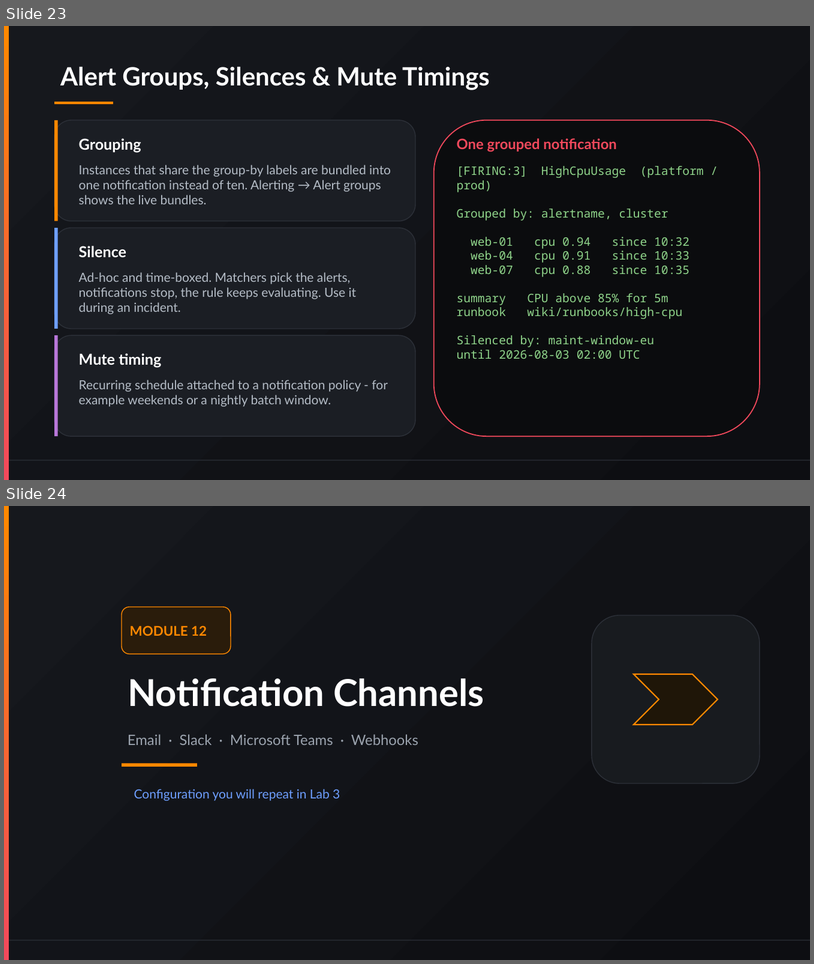
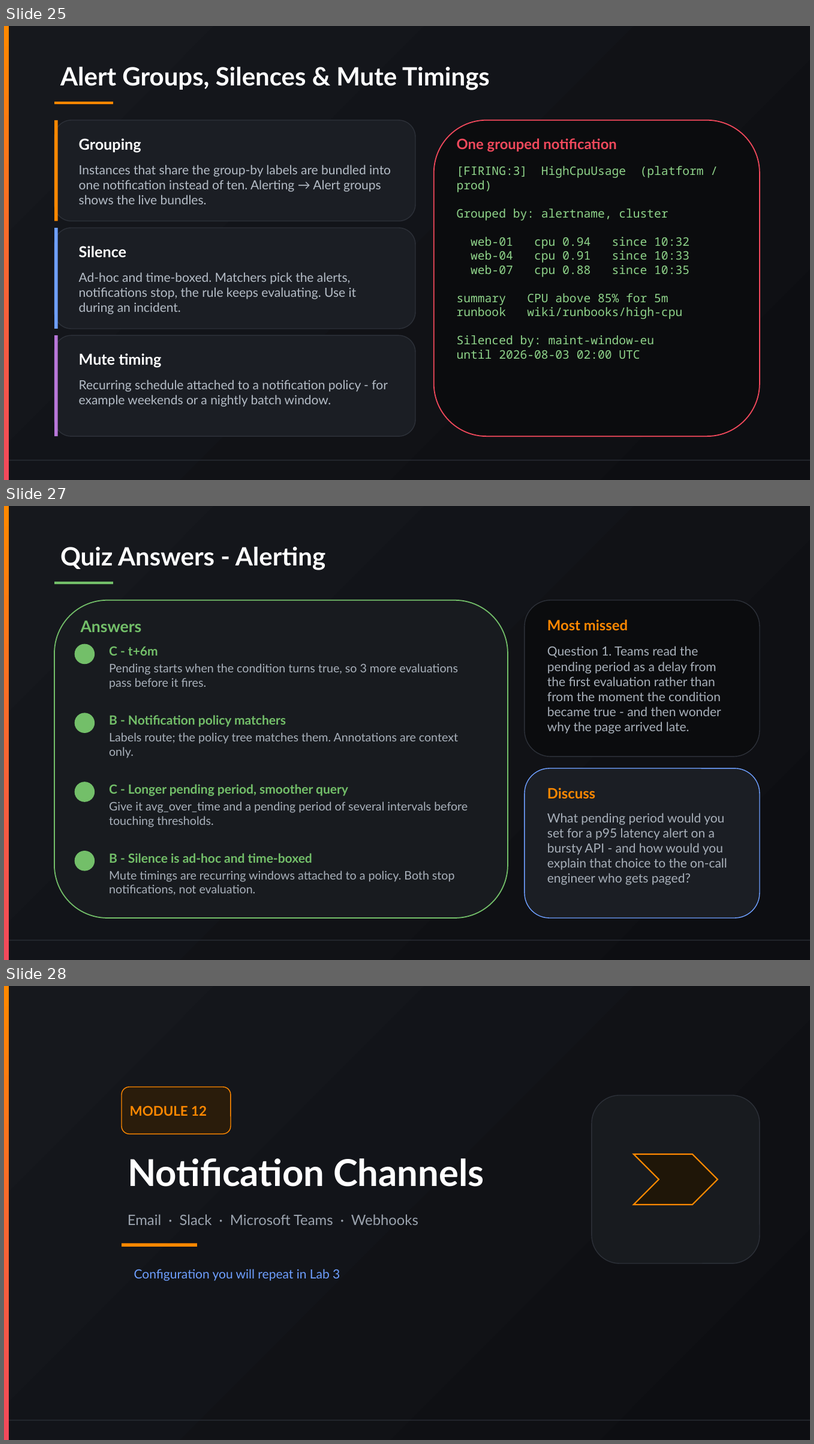
Before and after one commit to vikash-verma-profile/garfana-August-2026, a slide deck: Day-3/Day-3.pptx. Shown one above the other, each under a label of ours: slides 23 and 24 before the commit, slides 25, 27 and 28 after it; the slides between them are not shown. The pictures are 814x964 and 814x1444 pixels, drawn with LibreOffice and Linux fonts; fonts in the diff are those of the drawing. Boxes give left, top, right and bottom in pixels: in the first picture for what was removed or moved away, otherwise in the second. Text is boxed around its words. In the diff, an @@ line names an element or a change of style, - is before the commit and + after.

```diff
--- a/Day-3/Day-3.pptx
+++ b/Day-3/Day-3.pptx
@@ slide 27 added at [4,506,810,960], background gradient #16181D to #0D0E12; not listed: 2 template elements that a slide beside it also shows @@
@@ title added at [60,546,326,570], 30 pt, text #FFFFFF, bold @@
+Quiz Answers - Alerting
@@ rectangle added at [54,582,113,584], fill #73BF69 @@
@@ rounded rectangle added at [54,600,508,918], fill #181B1F, outline #73BF69 1.25 pt @@
@@ rounded rectangle added at [525,600,760,756], fill #0B0C0E, outline #2C3038 1 pt @@
@@ text added at [81,621,142,632], 19 pt, text #73BF69, bold @@
+Answers
@@ text added at [548,619,628,631], 17 pt, text #FF8800, bold @@
+Most missed
@@ ellipse added at [75,644,95,664], fill #73BF69, 14 pt, text #111217, bold @@
+1
@@ text added at [109,646,458,689], 14 pt, text #A8B0BA @@
+C - t+6m
+Pending starts when the condition turns true, so 3 more evaluations pass before it fires.
@@ text added at [548,646,721,733], 15 pt, text #A8B0BA @@
+Question 1. Teams read the pending period as a delay from the first evaluation rather than from the moment the condition became true - and then wonder why the page arrived late.
@@ ellipse added at [75,713,95,733], fill #73BF69, 14 pt, text #111217, bold @@
+2
@@ text added at [109,715,458,744], 14 pt, text #A8B0BA @@
+B - Notification policy matchers
+Labels route; the policy tree matches them. Annotations are context only.
@@ rounded rectangle added at [525,768,760,918], fill #1B1E24, outline #6E9FFF 1 pt @@
@@ ellipse added at [75,782,95,802], fill #73BF69, 14 pt, text #111217, bold @@
+3
@@ text added at [109,784,468,813], 14 pt, text #A8B0BA @@
+C - Longer pending period, smoother query
+Give it avg_over_time and a pending period of several intervals before touching thresholds.
@@ text added at [548,787,596,798], 17 pt, text #FF8800, bold @@
+Discuss
@@ text added at [548,813,728,885], 15 pt, text #A8B0BA @@
+What pending period would you set for a p95 latency alert on a bursty API - and how would you explain that choice to the on-call engineer who gets paged?
@@ ellipse added at [75,850,95,870], fill #73BF69, 14 pt, text #111217, bold @@
+4
@@ text added at [109,853,455,895], 14 pt, text #A8B0BA @@
+B - Silence is ad-hoc and time-boxed
+Mute timings are recurring windows attached to a policy. Both stop notifications, not evaluation.
@@ what was slide 23 is now slide 25 @@
@@ what was slide 24 is now slide 28 @@
```
Also in this commit, not shown: 5 other slides added, 24 other files.
